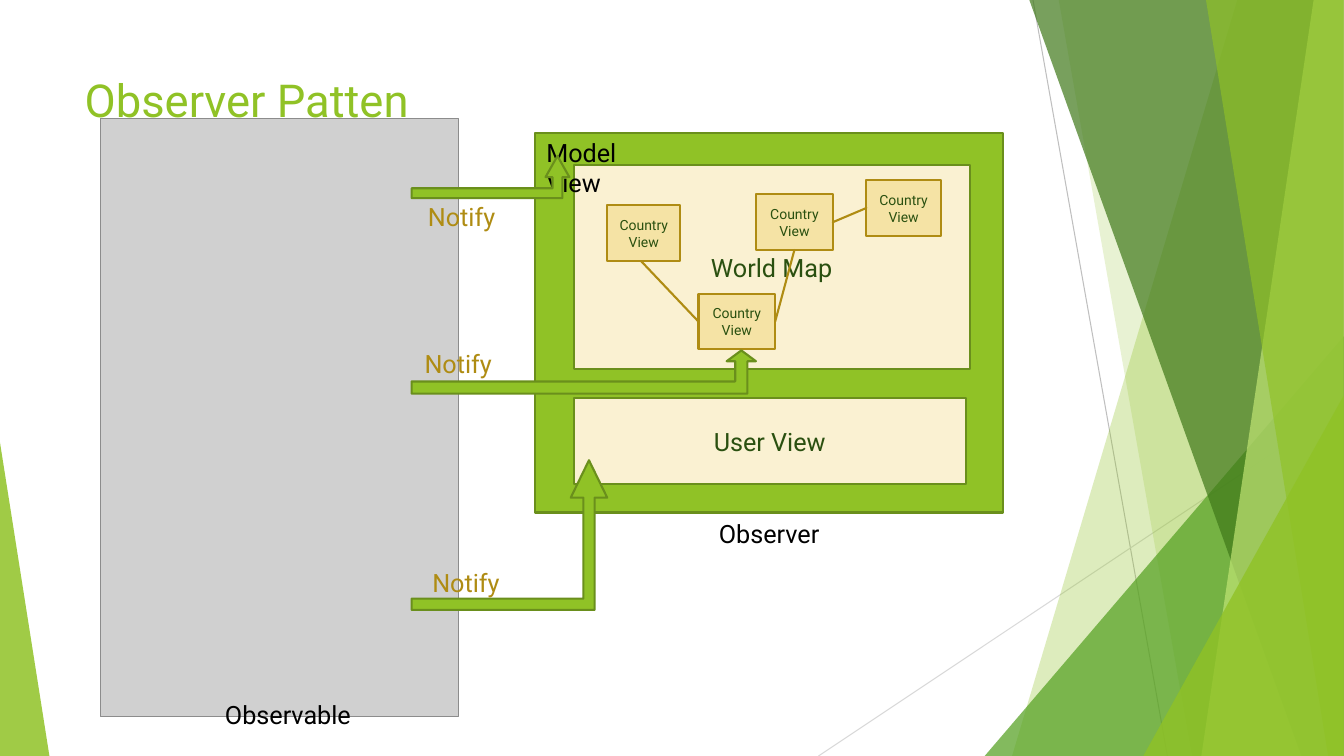
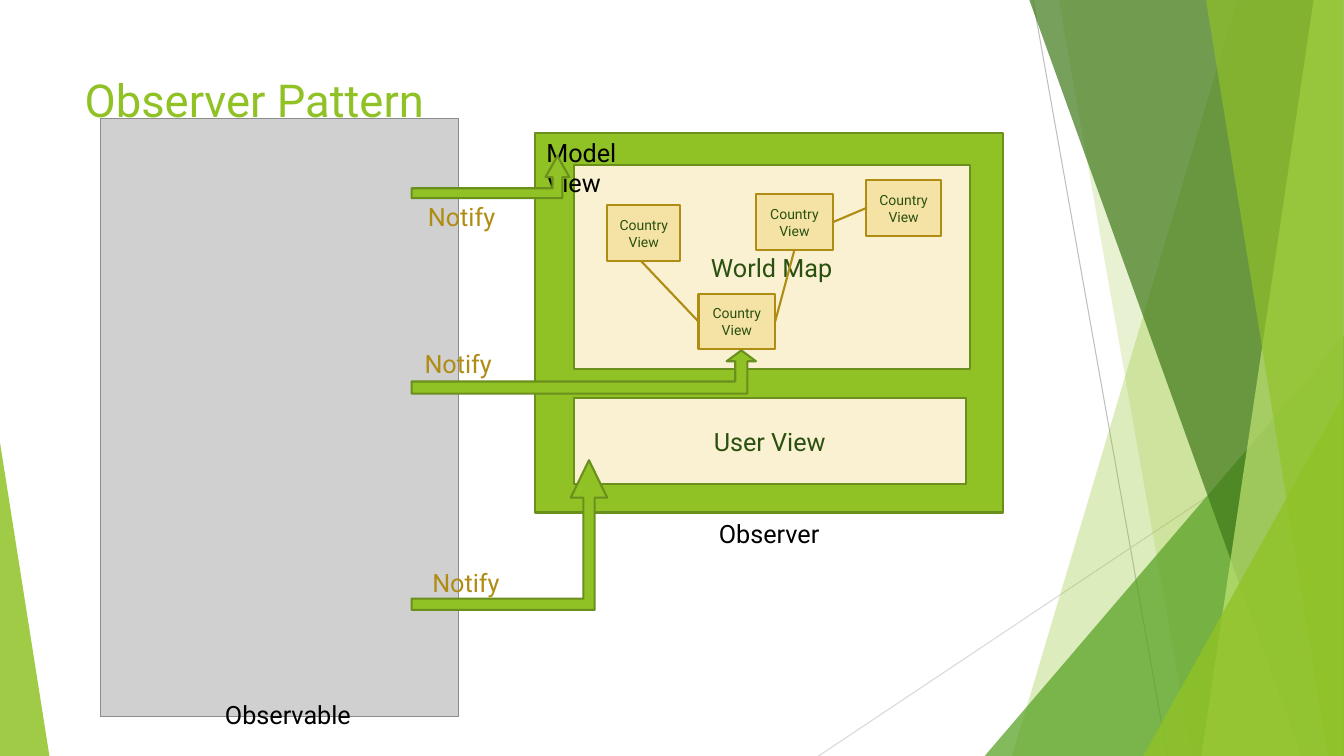
Before and after one commit to renyming/risk, a slide deck: slide 3 of documentation/Architecture.pptx. Drawn at 1344x756 pixels with LibreOffice and Linux fonts; fonts in the diff are those of the drawing; grey boxes stand for pictures. Boxes give left, top, right and bottom in pixels: in the first picture for what was removed or moved away, otherwise in the second. Text is boxed around its words. In the diff, an @@ line names an element or a change of style, - is before the commit and + after.

Commit message:
wrong spelling fixed

```diff
--- a/documentation/Architecture.pptx
+++ b/documentation/Architecture.pptx
@@ title at (x1=85, y1=83, x2=424, y2=128): text changed @@
-Observer Patten
+Observer Pattern
```
